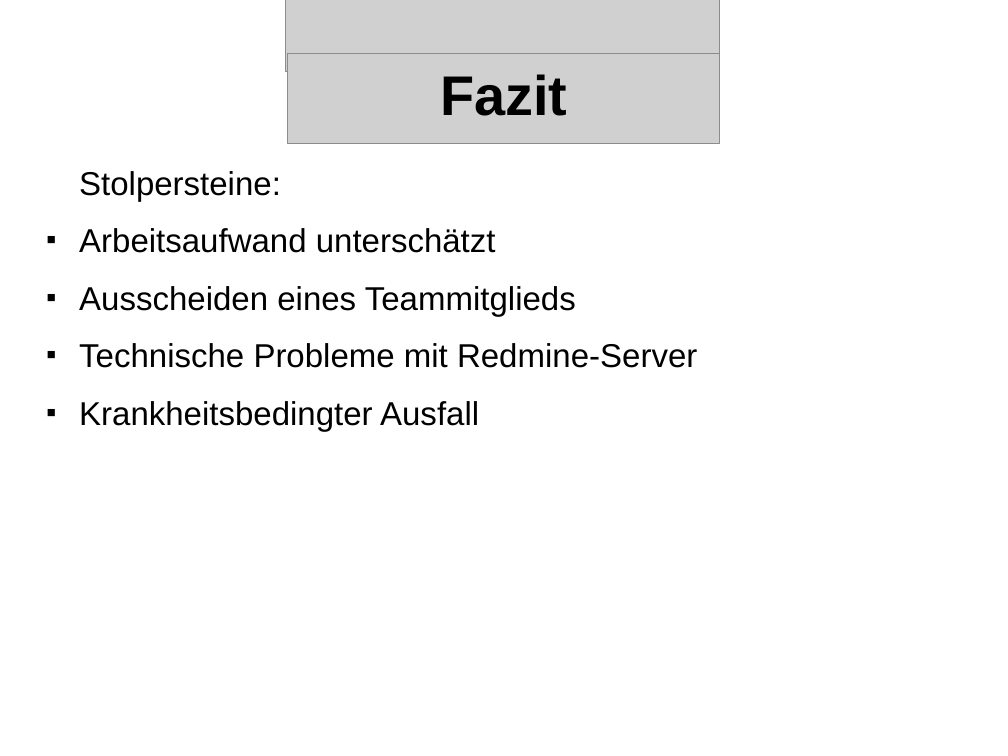
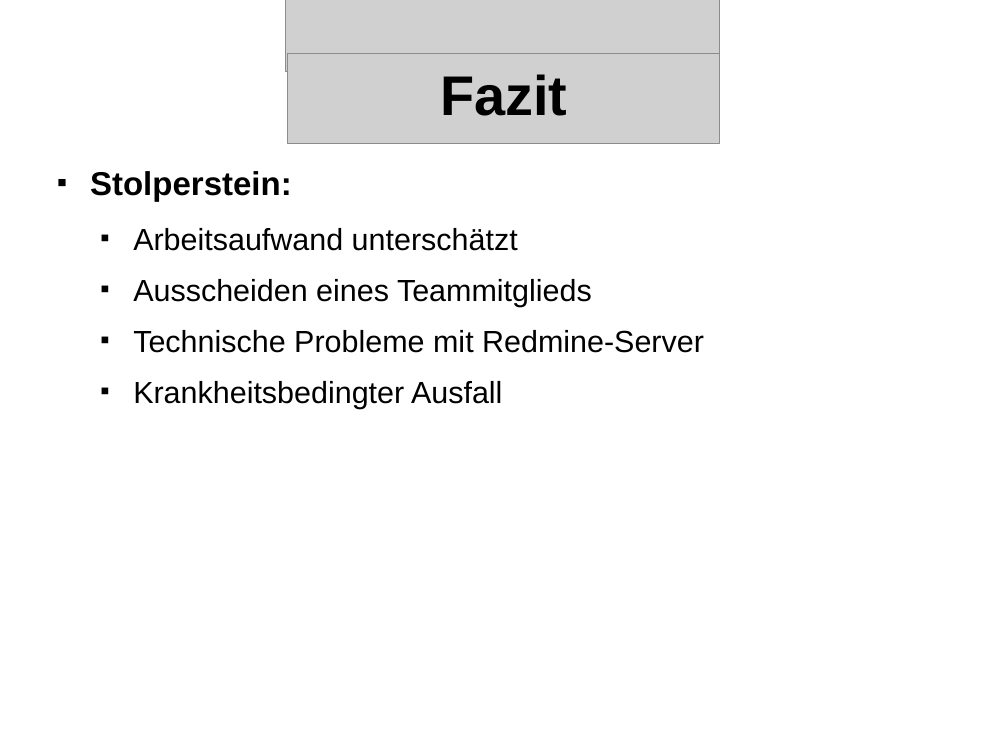
Before and after one commit to streber91/3D-Game-Project, a slide deck: slide 29 of Documents/Präsentationen/Underlord Abschlusspräsentation.odp (slide 27 before the commit). Drawn at 1008x756 pixels with LibreOffice and Linux fonts; fonts in the diff are those of the drawing; grey boxes stand for pictures; background and template pictures are left out. Boxes give left, top, right and bottom in pixels: in the first picture for what was removed or moved away, otherwise in the second. Text is boxed around its words. In the diff, an @@ line names an element or a change of style, - is before the commit and + after.

```diff
--- a/Documents/Präsentationen/Underlord Abschlusspräsentation.odp
+++ b/Documents/Präsentationen/Underlord Abschlusspräsentation.odp
@@ text "Stolperstein:": place and size @@
-text "Stolperstein:" at [79,171,697,432]
+text "Stolperstein:" at [90,171,704,408]
@@ text at [90,171,292,201]: text changed; bold on @@
-Stolpersteine:
+■ Stolperstein:
@@ text at [133,228,704,408]: size 26 to 24 pt in "Arbeitsaufwand unterschätzt", "Ausscheiden eines Teammitglieds", "Technische Probleme mit Redmine-Server", "Krankheitsbedingter Ausfall"; list level 1 to 2 in "Arbeitsaufwand unterschätzt"; list level 1 to 2 in "Ausscheiden eines Teammitglieds"; list level 1 to 2 in "Technische Probleme mit Redmine-Server"; list level 1 to 2 in "Krankheitsbedingter Ausfall" @@
```
Also in this commit, not shown: 4 other slides changed, 2 slides added.
